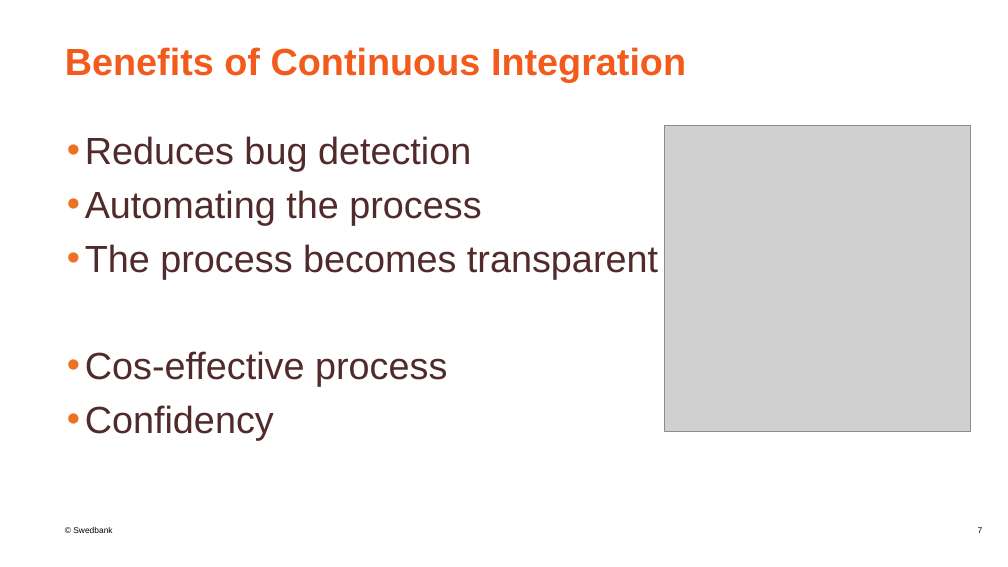
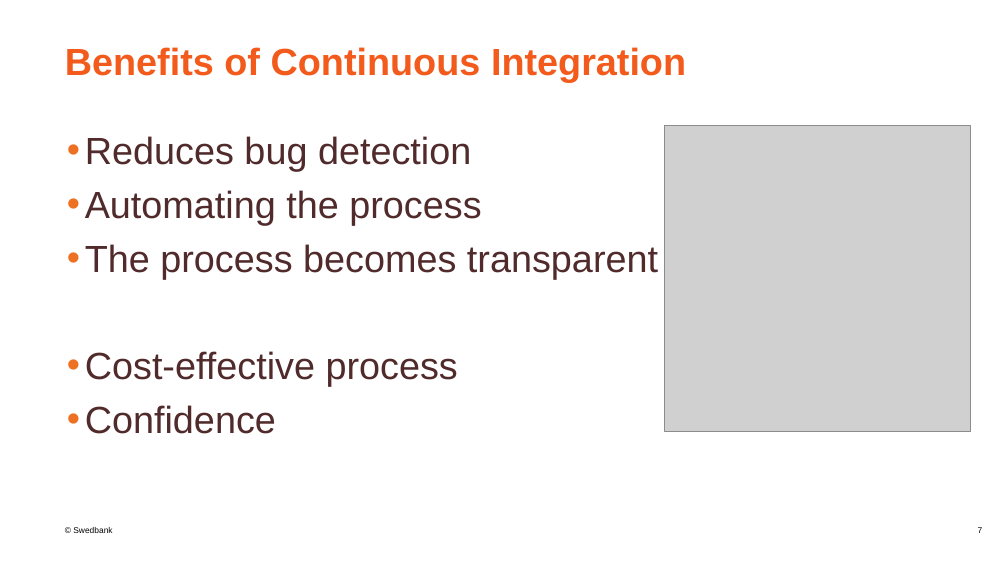
Before and after one commit to mantelisb/CICD-lecture, a slide deck: slide 7 of CICD.pptx. Drawn at 1008x567 pixels with LibreOffice and Linux fonts; fonts in the diff are those of the drawing; grey boxes stand for pictures; background and template pictures are left out. Boxes give left, top, right and bottom in pixels: in the first picture for what was removed or moved away, otherwise in the second. Text is boxed around its words. In the diff, an @@ line names an element or a change of style, - is before the commit and + after.

```diff
--- a/CICD.pptx
+++ b/CICD.pptx
@@ text at (85, 351, 458, 434): text changed @@
-• Cos-effective process
-• Confidency
+• Cost-effective process
+• Confidence
```
Also in this commit, not shown: 4 other slides changed, 3 slides added, 2 slides removed, 2 other files.
